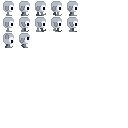
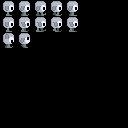
Layers edited between the first and the second w=128, h=128 image:
painted on "Body" over [5,12,77,48]
showed "Capa nueva" over [0,0,128,128]
